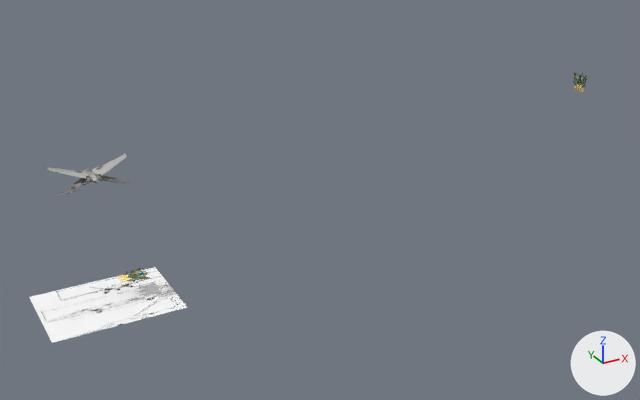
What one commit did to the glTF model ProjectSpaceHunt3D/ships/moth/Mothman.gltf.
One viewpoint serves both versions: a 50 mm camera at (-3.74, -15.75, 6.44) aimed at (4.97, 0.09, -1.48). Lighting does not change. The marker at lower right points along +X, +Y and +Z. Where no turn or scale is listed for an object, it has been applied to the vertices.

Objects in the first picture: 'ref', 'ref22', 'ref22bottom'.
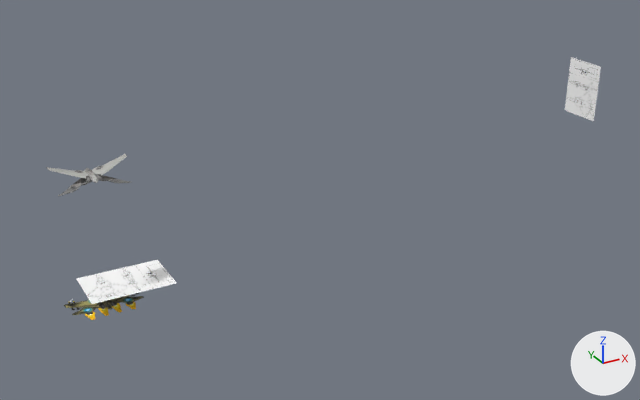
The edits, one by one:
me_mesh_0 has 4 vertices, 2 faces and spans x -1.32..1.37, y -0.98..0.98, z -2.65.
me_mesh_0 no longer uses material mat_material_0.
me_mesh_0 now uses material mat_material_1.
me_mesh_1 has 4 vertices, 2 faces and spans x 12.5, y -0.81..0.56, z -1.14..0.71.
me_mesh_1 no longer uses material mat_material_1.
me_mesh_1 now uses material mat_material_0.
me_mesh_2 has 4 vertices, 2 faces and spans x -0.97..1.31, y -0.98..0.56, z -2.26.
me_mesh_2 no longer uses material mat_material_1.
me_mesh_2 now uses material mat_material_0.

Where the change shows, as pixel boxes [x1, y1, x2, y2] in the pictures (640 x 400 px):
'ref', recoloured (white to yellow): [29, 267, 187, 343] in both
'ref22bottom', recoloured (yellow to white): [76, 260, 176, 304] in both
'ref22', recoloured (yellow to grey): [565, 57, 601, 121] in both
